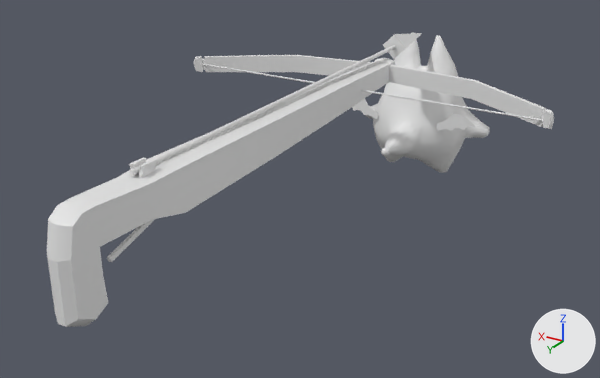
Two versions of the FBX model Assets/GameResource/Animations/Player/HeojupCrossBow/HeojupCrossbow@Hit.fbx, one commit apart.
Before and after are seen from a 50 mm lens placed at (-1.29, 1.57, 1.35), pointed at (0.0, -0.58, 0.28). Every picture has the same lights, and +X, +Y and +Z are marked at lower right. Where no turn or scale is listed for an object, it has been applied to the vertices.

Names of what the first picture shows: 'Crossbow', 'Crossbow_Arrow', 'Heojeop'.
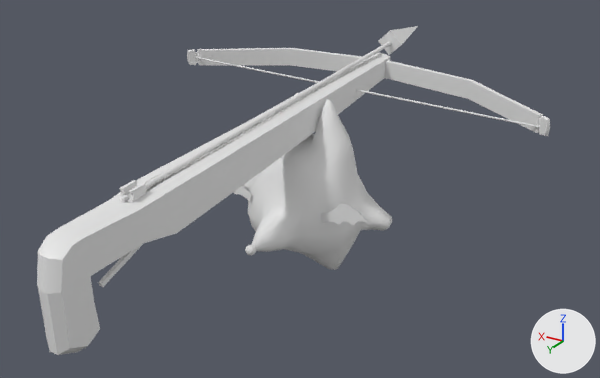
Where the newer file only moved an object's origin or applied its transform, the numbers keep the older frame.

Where the change shows, as pixel boxes [x1, y1, x2, y2] in the pictures (600 x 378 px; the box of a moved part takes in the faces that stretch with it):
'Crossbow', reshaped (13% taller): before [47, 55, 554, 327]; after [37, 48, 550, 355]
'Heojeop', moved, turned: before [352, 32, 490, 173]; after [233, 93, 392, 270]
'Crossbow_Arrow', reshaped (24% taller): before [129, 33, 422, 176]; after [119, 26, 418, 203]
part 2 of me_mesh_002, moved or reshaped: before [194, 55, 554, 129]; after [187, 48, 550, 136]
part 3 of me_mesh_002, added: after [37, 53, 390, 355]
part 4 of me_mesh_002, moved or reshaped: before [107, 219, 155, 262]; after [98, 244, 143, 287]
part 5 of me_mesh_002, moved or reshaped: before [203, 64, 544, 121]; after [196, 57, 540, 128]
part 6 of me_mesh_002, deleted: before [129, 157, 156, 179]
part 7 of me_mesh_002, cut back: before [47, 58, 394, 327]; after [119, 180, 147, 203]

What the commit changed:
me_mesh_001 has 17 vertices, 13 faces and spans x -0.05..0.05, y -1.54..0.2, z 0.56..0.65.
me_mesh_001 is used by ob_crossbow_arrow; location (0.0, 0.0, 0.0).
me_mesh_001 part 1: the whole mesh is multiplied about its middle by the matrix ((0.999, 0.0, -0.035), (0.002, 0.999, 0.054), (0.035, -0.054, 0.998)), then moved by (0.0, 0.04, -0.01).
me_mesh_002 is used by ob_crossbow; location (0.0, 0.0, 0.0).
me_mesh_002 had 295 vertices, 281 faces and spanned x -0.71..0.67, y -1.2..0.47, z 0.29..0.62.
me_mesh_002 now has 295 vertices, 278 faces and spans x -0.71..0.67, y -1.16..0.5, z 0.24..0.61.
me_mesh_002 part 2: the loose piece of 90 vertices spanning x -0.71..0.67, y -1.18..-0.9, z 0.5..0.56 is multiplied about its middle by the matrix ((0.999, 0.0, -0.035), (0.002, 0.999, 0.054), (0.035, -0.054, 0.998)), then moved by (0.0, 0.04, 0.02).
me_mesh_002 part 3: the loose piece of 136 vertices spanning x -0.06..0.06, y -1.2..0.47, z 0.29..0.6 is copied, and the copy is multiplied about its middle by the matrix ((0.999, 0.0, -0.035), (0.002, 0.999, 0.054), (0.035, -0.054, 0.998)), then moved by (0.0, 0.04, -0.02); it spans x -0.06..0.06, y -1.16..0.5, z 0.24..0.61.
me_mesh_002 part 4: the loose piece of 8 vertices spanning x -0.01..0.01, y 0.08..0.3, z 0.41..0.49 is moved by (0.0, 0.04, -0.05).
me_mesh_002 part 5: the loose piece of 21 vertices spanning x -0.68..0.65, y -0.93..-0.92, z 0.52..0.53 is multiplied about its middle by the matrix ((0.999, 0.0, -0.035), (0.002, 0.999, 0.054), (0.035, -0.054, 0.998)), then moved by (0.0, 0.04, 0.01).
me_mesh_002 part 6: the loose piece of 40 vertices spanning x -0.02..0.02, y 0.13..0.19, z 0.58..0.62 is deleted.
Part 7, on me_mesh_002:
133 vertices are removed from x -0.06..0.06, y -1.2..0.47, z 0.29..0.6.
136 faces are deleted.
1 vertex moves within x 0.01, y 0.18, z 0.57.
37 vertices are added at x -0.02..0.01, y 0.18..0.23, z 0.54..0.58.
35 new faces join them.
Object 'Heojeop' (ob_heojeop) moves from (0.0, -1.496, 0.302) to (-0.009, -0.545, 0.29).
Object 'Heojeop' (ob_heojeop) turns from (0, 0, 0) to (0.9, -2.7, 0.8) degrees about x, y and z.
